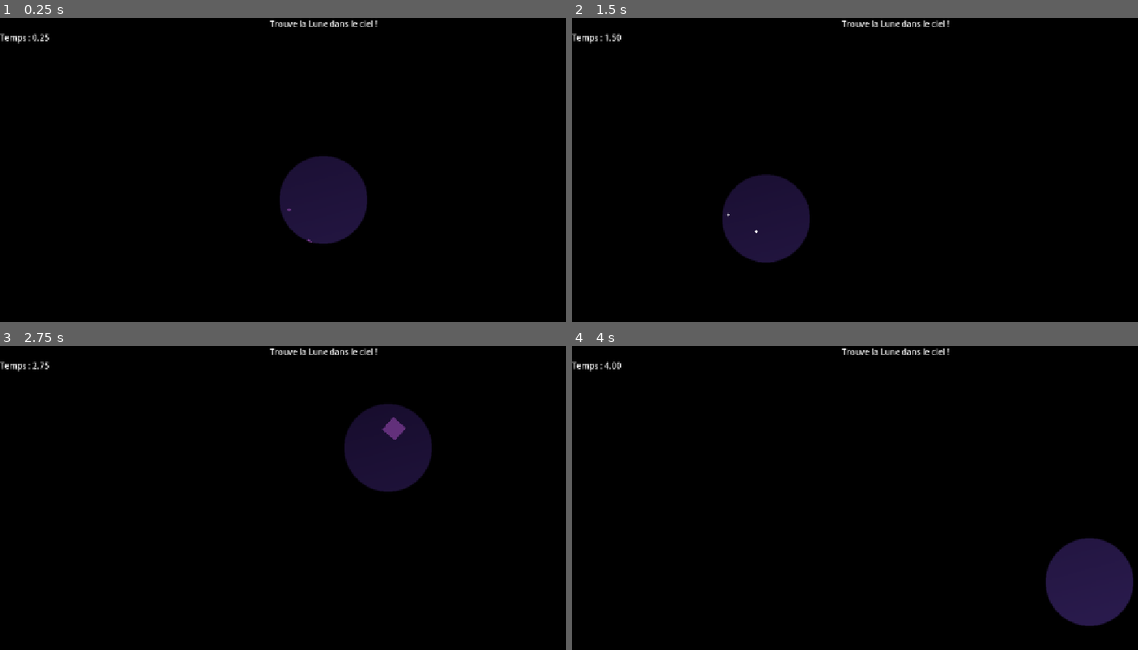
Above: before the commit, frames 1-4 (two rows, left to right).
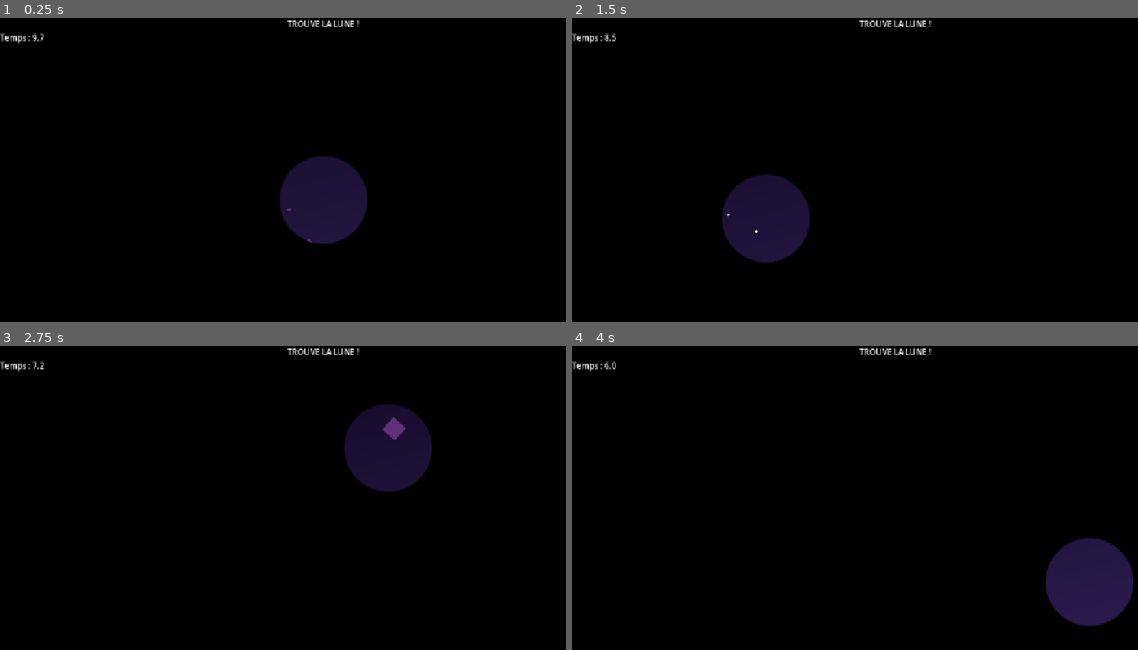
Above: after the commit, the same moments.

Repository: lenygerance/TOTOTO
Game: Godot game, scene res://minigames/astro_vibe/scenes/astrovibe.tscn
Two runs of this game, one before a commit and one after it. Both use one fixed random seed, a clock stepped at 60 frames per second and the inputs below.
Inputs (mouse positions are in pixels of both pictures, inside the frame that each line leads up to):
- Up to frame 1 (0.25 s): no input
- Up to frame 2 (1.5 s): tap Enter at 0.5 s; move the mouse to (1036, 182) at 0.52 s; tap R at 0.6, 1.35 s; move the mouse to (764, 218) at 1.27 s
- Up to frame 3 (2.75 s): move the mouse to (390, 449) at 2.02 s; tap R at 2.1 s
- Up to frame 4 (4 s): move the mouse to (860, 601) at 2.77 s; tap R at 2.85, 3.6 s; move the mouse to (1087, 583) at 3.52 s

The runs differ from the first frame. In frame 1, 0.3% of the frame differs, in the area x 5-67%, y 0-8%; in frame 2, 0.3%; in frame 3, 0.3%; in frame 4, 0.3%.

Commit message:
maj script astro

Diff:
--- a/minigames/astro_vibe/scenes/astrovibe.tscn
+++ b/minigames/astro_vibe/scenes/astrovibe.tscn
@@ -47,3 +47,8 @@
 size_flags_horizontal = 4
 horizontal_alignment = 1
 vertical_alignment = 1
+
+[node name="DefaiteLabel" type="Label" parent="ConteneurVictoire"]
+layout_mode = 2
+horizontal_alignment = 1
+vertical_alignment = 1
--- a/minigames/astro_vibe/scripts/jeu_principal.gd
+++ b/minigames/astro_vibe/scripts/jeu_principal.gd
@@ -1,60 +1,72 @@
 extends Node2D
 
-var temps_ecoule = 0.0
-var jeu_fini = false
-var distance_victoire = 30.0
+@export var temps_max: float = 10.0
+@export var distance_survol: float = 30.0 # Rayon de détection autour de la Lune
 
-func _ready():
-	# Forcer la taille du conteneur à la taille de l'écran
-	$ConteneurVictoire.size = get_viewport_rect().size
+var temps_restant: float
+var jeu_fini: bool = false
 
-	# Étirer les labels sur toute la largeur (Ancre Wide Top)
-	$ConteneurVictoire/VictoireLabel.set_anchors_and_offsets_preset(Control.PRESET_TOP_WIDE)
-	$ConteneurVictoire/ConsigneLabel.set_anchors_and_offsets_preset(Control.PRESET_TOP_WIDE)
+# Références aux nœuds
+@onready var chrono_label: Label = $ChronoLabel
+@onready var conteneur_victoire: Control = $ConteneurVictoire
+@onready var victoire_label: Label = $ConteneurVictoire/VictoireLabel
+@onready var defaite_label: Label = $ConteneurVictoire/DefaiteLabel
+@onready var consigne_label: Label = $ConteneurVictoire/ConsigneLabel
+@onready var lune: Sprite2D = $sprite_lune
 
-	# Alignement du texte au centre
-	$ConteneurVictoire/VictoireLabel.horizontal_alignment = HORIZONTAL_ALIGNMENT_CENTER
-	$ConteneurVictoire/ConsigneLabel.horizontal_alignment = HORIZONTAL_ALIGNMENT_CENTER
+func _ready() -> void:
+	temps_restant = temps_max
 
-	# Placement aléatoire de la lune
+	# Placement aléatoire de la Lune à chaque début de partie
 	randomize()
 	var ecran = get_viewport_rect().size
 	var x_aleatoire = randf_range(100, ecran.x - 100)
 	var y_aleatoire = randf_range(100, ecran.y - 100)
-	$sprite_lune.position = Vector2(x_aleatoire, y_aleatoire)
+	lune.position = Vector2(x_aleatoire, y_aleatoire)
 
-	# Configuration de l'affichage de départ
-	$ConteneurVictoire/VictoireLabel.visible = false
-	$ConteneurVictoire/ConsigneLabel.text = "Trouve la Lune dans le ciel !"
-	$ConteneurVictoire/ConsigneLabel.visible = true
+	# Afficher la consigne
+	conteneur_victoire.visible = true
+	consigne_label.text = "TROUVE LA LUNE !"
+	consigne_label.visible = true
 
-func _process(delta):
-	if not jeu_fini:
-		temps_ecoule += delta
-		$ChronoLabel.text = "Temps : " + "%.2f" % temps_ecoule
-		verifier_victoire()
+	# Masquer les messages de fin
+	victoire_label.visible = false
+	defaite_label.visible = false
 
-func verifier_victoire():
+	# Alignement sur toute la largeur des labels
+	victoire_label.set_anchors_and_offsets_preset(Control.PRESET_TOP_WIDE)
+	defaite_label.set_anchors_and_offsets_preset(Control.PRESET_TOP_WIDE)
+	consigne_label.set_anchors_and_offsets_preset(Control.PRESET_TOP_WIDE)
+
+func _process(delta: float) -> void:
+	if jeu_fini:
+		return
+
+	# Décompte (10s vers 0)
+	temps_restant -= delta
+	if temps_restant <= 0:
+		temps_restant = 0
+		afficher_defaite()
+		return
+
+	chrono_label.text = "Temps : " + str(snapped(temps_restant, 0.1))
+
+	# Détection permanente du survol sur la Lune
+	verifier_survol()
+
+func verifier_survol() -> void:
 	var souris_pos = get_global_mouse_position()
-	var lune_pos = $sprite_lune.position
+	if souris_pos.distance_to(lune.global_position) < distance_survol:
+		valider_victoire()
 
-	if souris_pos.distance_to(lune_pos) < distance_victoire:
-		gagner_partie()
+func valider_victoire() -> void:
+	jeu_fini = true
+	consigne_label.visible = false
+	victoire_label.text = "GAGNÉ, LUNE TROUVÉE EN " + str(snapped(temps_max - temps_restant, 0.1)) + " SECONDES !"
+	victoire_label.visible = true
 
-func gagner_partie():
+func afficher_defaite() -> void:
 	jeu_fini = true
-
-	# Affichage de l'écran de victoire
-	$ConteneurVictoire/VictoireLabel.text = "LUNE TROUVÉE EN " + "%.2f" % temps_ecoule + " SECONDES !"
-	$ConteneurVictoire/VictoireLabel.visible = true
-
-	$ConteneurVictoire/ConsigneLabel.text = "Appuie sur [R] pour rejouer  |  [Échap] pour quitter"
-	$ConteneurVictoire/ConsigneLabel.visible = true
-
-func _input(event):
-	if jeu_fini and event is InputEventKey and event.pressed and not event.echo:
-		if event.keycode == KEY_R:
-			get_tree().reload_current_scene()
-
-	if event.is_action_pressed("ui_cancel"):
-		get_tree().quit()
+	consigne_label.visible = false
+	defaite_label.text = "DOMMAGE !"
+	defaite_label.visible = true
